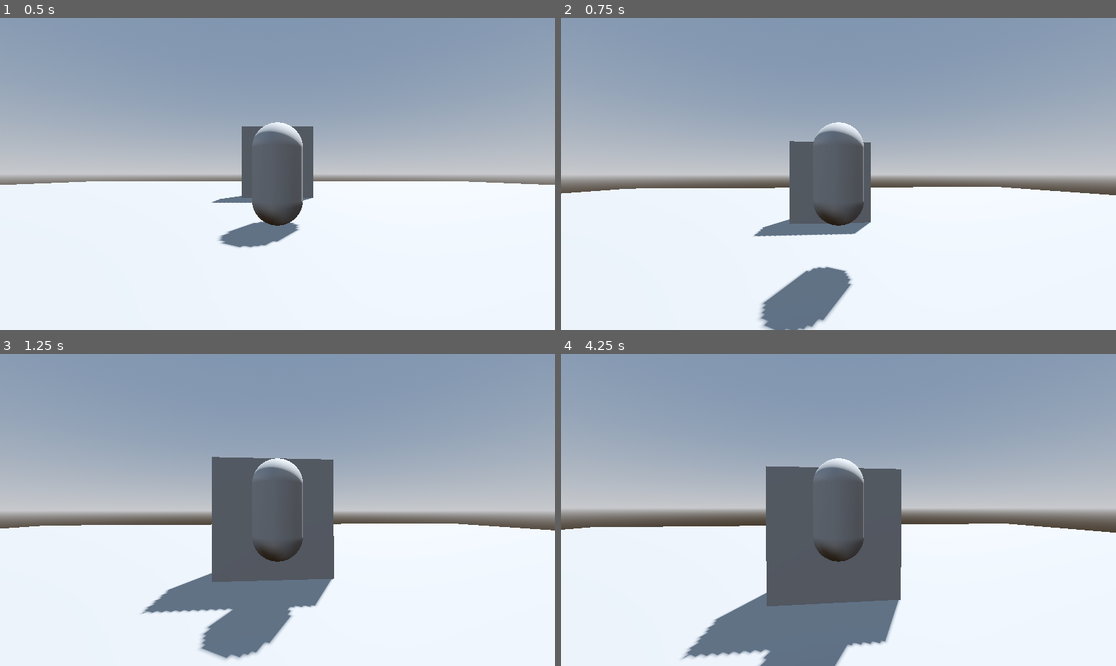
Above: before the commit, frames 1-4 (two rows, left to right).
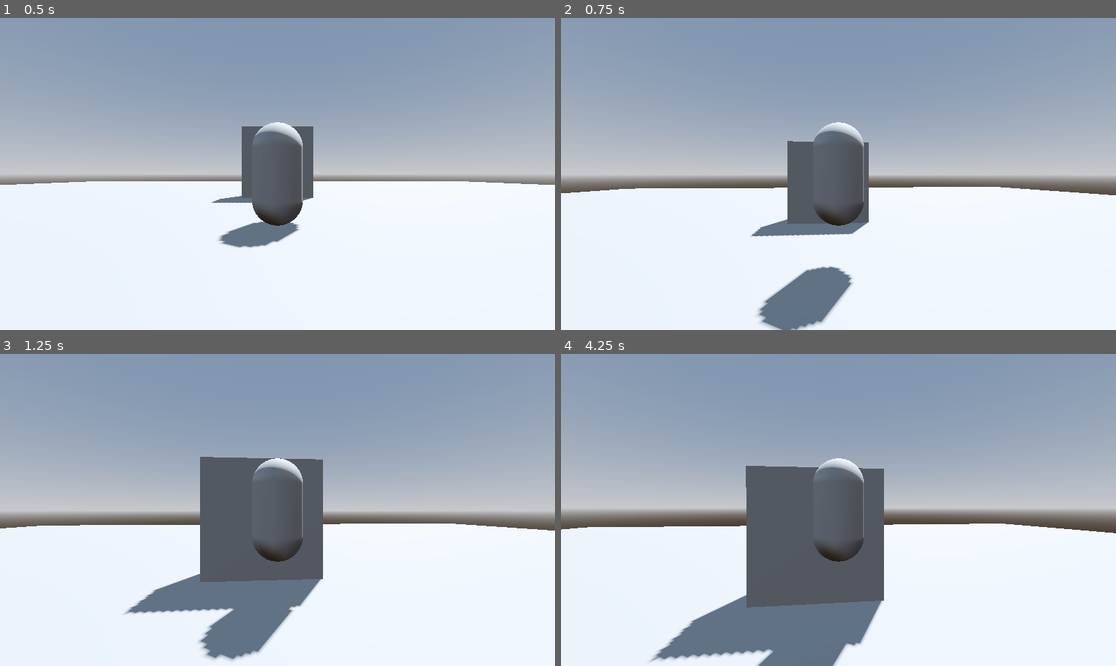
Above: after the commit, the same moments.

Repository: yrubner/3DRpgGD
Game: Godot game, scene res://Levels/level.tscn
Same seed, same stepped clock (60 frames per second), same inputs: the game is played once before the commit and once after it.
Inputs (mouse positions are in pixels of both pictures, inside the frame that each line leads up to):
- Up to frame 1 (0.5 s): no input
- Up to frame 2 (0.75 s): tap Enter (ui_accept) at 0.5 s; move the mouse to (866, 174) at 0.52 s; hold W (move_forward) from 0.53 s (still down)
- Up to frame 3 (1.25 s): keep holding W (move_forward); tap Enter (ui_accept) at 0.77 s
- Up to frame 4 (4.25 s): keep holding W (move_forward); move the mouse to (810, 510) at 1.27 s; tap Enter (ui_accept) at 1.52, 2.75, 3.02, 3.77 s; move the mouse to (849, 503) at 2.02 s; move the mouse to (832, 516) at 2.77 s; move the mouse to (877, 513) at 3.52 s

Frame 1 is identical in both runs. In frame 2, 0.5% of the frame differs, in the area x 0-99%, y 39-100%; in frame 3, 2.5%; in frame 4, 4.6%, in the area x 0-100%, y 35-100%.

Commit message:
Finished Lesson 12: Relative Motion

Diff:
--- a/Player/player.gd
+++ b/Player/player.gd
@@ -28,10 +28,7 @@
 	if Input.is_action_just_pressed("ui_accept") and is_on_floor():
 		velocity.y = JUMP_VELOCITY
 
-	# Get the input direction and handle the movement/deceleration.
-	# As good practice, you should replace UI actions with custom gameplay actions.
-	var input_dir := Input.get_vector("move_left", "move_right", "move_forward", "move_backward")
-	var direction := (transform.basis * Vector3(input_dir.x, 0, input_dir.y)).normalized()
+	var direction := get_movement_direction()
 	if direction:
 		velocity.x = direction.x * SPEED
 		velocity.z = direction.z * SPEED
@@ -49,6 +46,15 @@
 			_look = -event.relative * mouse_sensitivity
 			print(_look)
 
+func get_movement_direction() -> Vector3:
+	# Get the input direction and handle the movement/deceleration.
+	# As good practice, you should replace UI actions with custom gameplay actions.
+	var input_dir := Input.get_vector("move_left", "move_right", "move_forward", "move_backward")
+	var input_vector := (transform.basis * Vector3(input_dir.x, 0, input_dir.y)).normalized()
+	var direction := horizontal_pivot.global_transform.basis * input_vector
+	return direction
+
+
 func frame_camera_rotation() -> void:
 	horizontal_pivot.rotate_y(_look.x)
 	vertical_pivot.rotate_x(_look.y)
Not shown, changed: README.md
